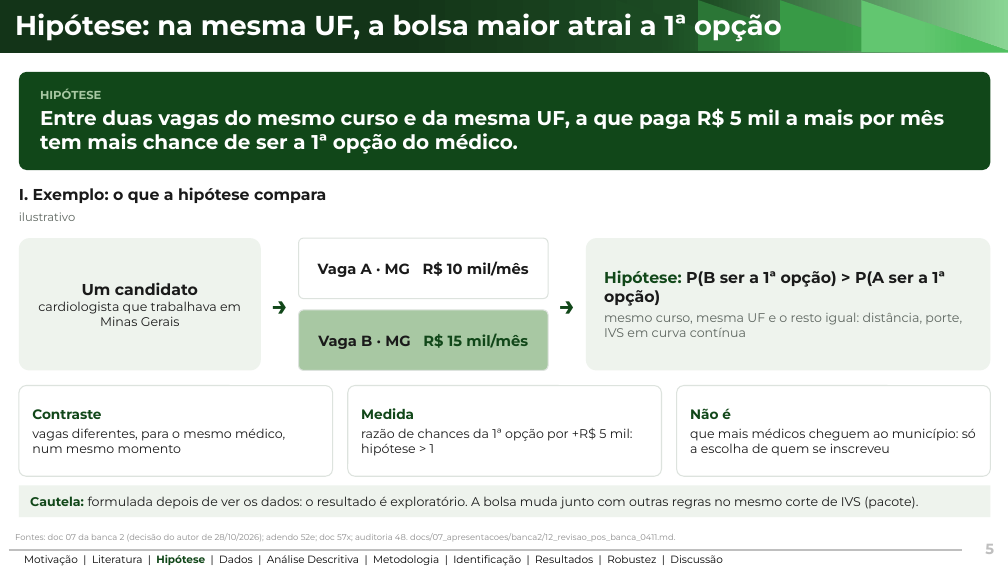
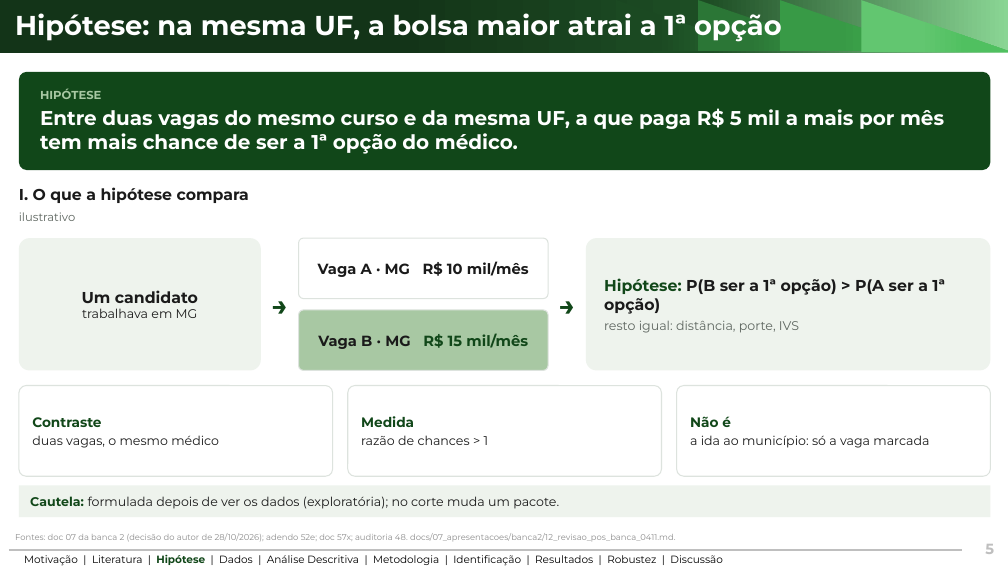
Before and after one commit to ka1victor/impact-eval-health-econ-pmme, a slide deck: slide 5 of output/apresentacao_banca_final/deck_banca_final.pptx. Drawn at 1008x567 pixels with LibreOffice and Linux fonts; fonts in the diff are those of the drawing; background and template pictures are left out. Boxes give left, top, right and bottom in pixels: in the first picture for what was removed or moved away, otherwise in the second. Text is boxed around its words. In the diff, an @@ line names an element or a change of style, - is before the commit and + after.

```diff
--- a/output/apresentacao_banca_final/deck_banca_final.pptx
+++ b/output/apresentacao_banca_final/deck_banca_final.pptx
@@ text at <box>19,187,249,203</box>: text changed @@
-I. Exemplo: o que a hipótese compara
+I. O que a hipótese compara
@@ text in rounded rectangle at <box>82,308,198,318</box>: text changed @@
-cardiologista que trabalhava em Minas Gerais
+trabalhava em MG
@@ text in rounded rectangle at <box>604,321,799,333</box>: text changed @@
-mesmo curso, mesma UF e o resto igual: distância, porte, IVS em curva contínua
+resto igual: distância, porte, IVS
@@ text in rounded rectangle at <box>32,435,219,448</box>: text changed @@
-vagas diferentes, para o mesmo médico, num mesmo momento
+duas vagas, o mesmo médico
@@ text in rounded rectangle at <box>361,435,489,445</box>: text changed @@
-razão de chances da 1ª opção por +R$ 5 mil: hipótese > 1
+razão de chances > 1
@@ text in rounded rectangle at <box>690,435,929,448</box>: text changed @@
-que mais médicos cheguem ao município: só a escolha de quem se inscreveu
+a ida ao município: só a vaga marcada
@@ text in rectangle at <box>30,496,559,509</box>: text changed @@
-Cautela: formulada depois de ver os dados: o resultado é exploratório. A bolsa muda junto com outras regras no mesmo corte de IVS (pacote).
+Cautela: formulada depois de ver os dados (exploratória); no corte muda um pacote.
```
Also in this commit, not shown: 13 other slides changed, 5 other files.
